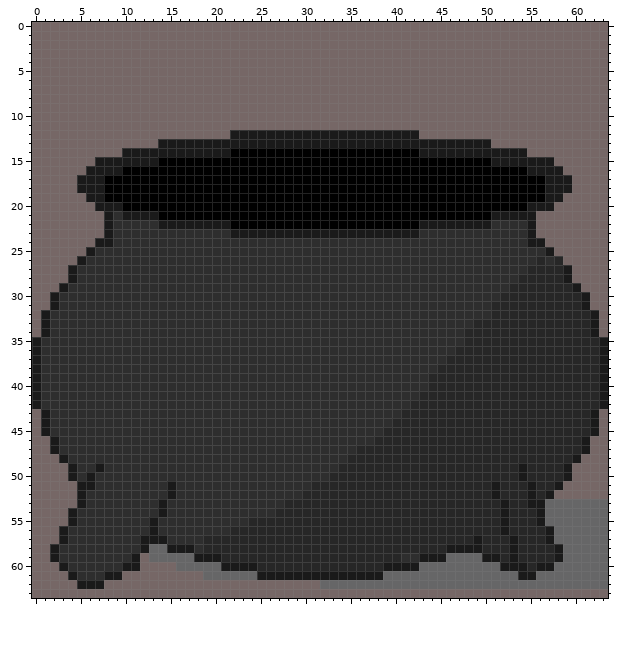
One commit to this pixel-art sprite: assets/sprites/cauldron.png. Above is the file before it was changed.
The file is 64x64 pixels.
The same view after the edit:
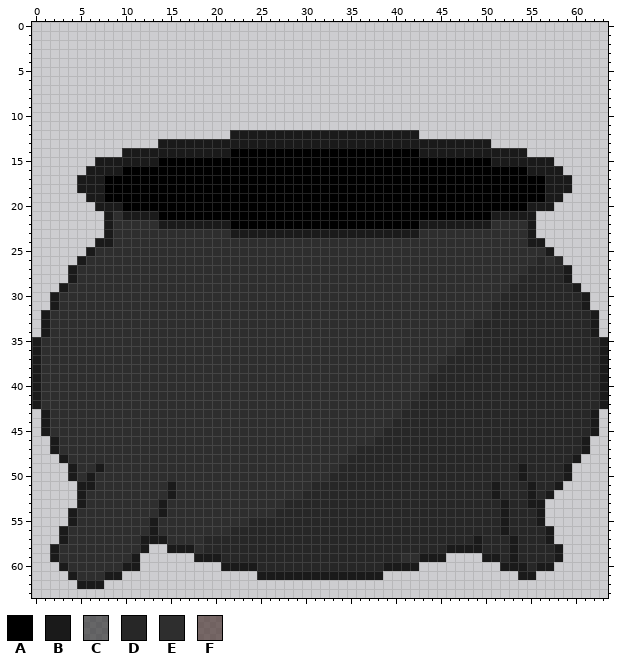
Palette (. is transparent): A #000000  B #1a1a1a  C #2727279e  D #272727  E #2e2e2e  F #4129259e
Difference:
Changed rows in their new state; - is an unchanged pixel.
first column x 0:
 0 ................................................................
 1 ................................................................
 2 ................................................................
 3 ................................................................
 4 ................................................................
 5 ................................................................
 6 ................................................................
 7 ................................................................
 8 ................................................................
 9 ................................................................
10 ................................................................
11 ................................................................
12 ......................---------------------.....................
13 ..............-------------------------------------.............
14 ..........---------------------------------------------.........
15 .......---------------------------------------------------......
16 ......-----------------------------------------------------.....
17 .....-------------------------------------------------------....
18 .....-------------------------------------------------------....
19 ......-----------------------------------------------------.....
20 .......---------------------------------------------------......
21 ........------------------------------------------------........
22 ........------------------------------------------------........
23 ........------------------------------------------------........
24 .......--------------------------------------------------.......
25 ......----------------------------------------------------......
26 .....------------------------------------------------------.....
27 ....--------------------------------------------------------....
28 ....--------------------------------------------------------....
29 ...----------------------------------------------------------...
30 ..------------------------------------------------------------..
31 ..------------------------------------------------------------..
32 .--------------------------------------------------------------.
33 .--------------------------------------------------------------.
34 .--------------------------------------------------------------.
first column x 0:
43 .--------------------------------------------------------------.
44 .--------------------------------------------------------------.
45 .--------------------------------------------------------------.
46 ..------------------------------------------------------------..
47 ..------------------------------------------------------------..
48 ...----------------------------------------------------------...
49 ....--------------------------------------------------------....
50 ....--------------------------------------------------------....
51 .....------------------------------------------------------.....
52 .....-----------------------------------------------------......
53 .....----------------------------------------------------.......
54 ....-----------------------------------------------------.......
55 ....-----------------------------------------------------.......
56 ...-------------------------------------------------------......
57 ...-------------------------------------------------------......
58 ..-----------..--------------------------------------------.....
59 ..----------......----------------------------....---------.....
60 ...---------.........----------------------.........------......
61 ....------...............--------------...............--........
62 .....---........................................................
63 ................................................................
